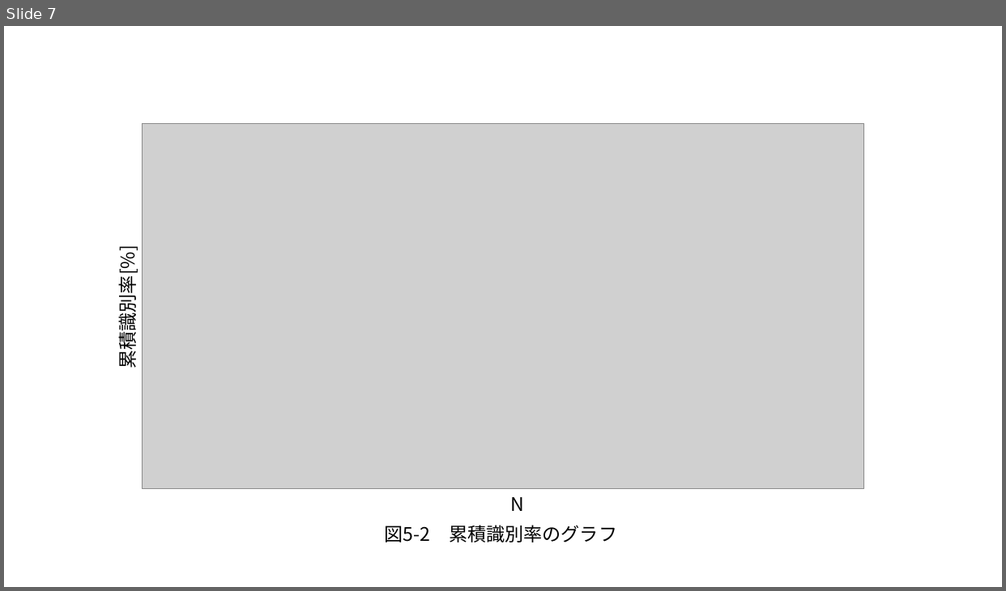
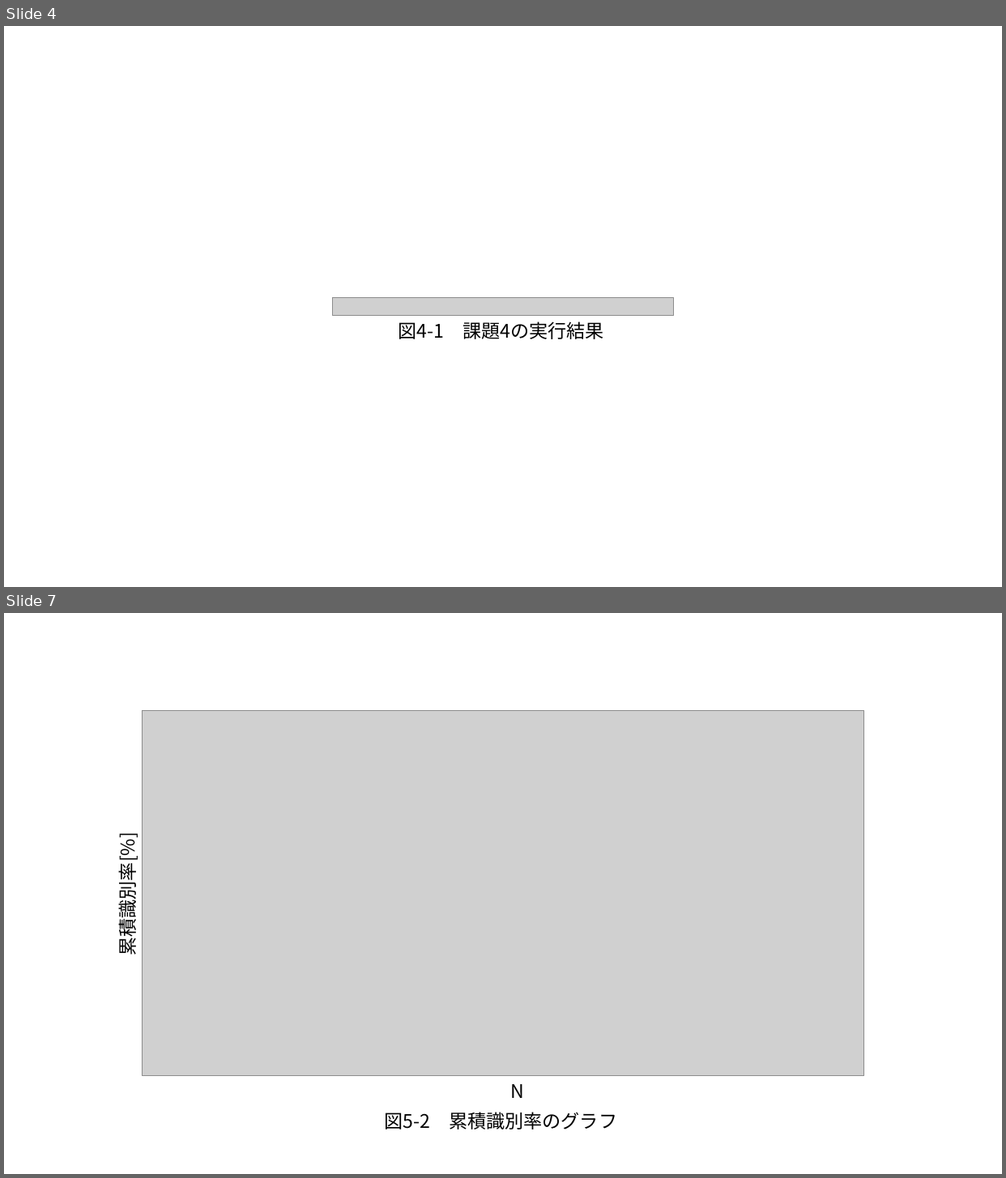
Before and after one commit to Ebichan610/univ_prog_experiment_project, a slide deck: latex/lec3/report_2412747_3.pptx. Shown one above the other, each under a label of ours: slide 7 before the commit, slides 4 and 7 after it; the slides between them are not shown. The pictures are 1006x591 and 1006x1178 pixels, drawn with LibreOffice and Linux fonts; fonts in the diff are those of the drawing; grey boxes stand for pictures. Boxes give left, top, right and bottom in pixels: in the first picture for what was removed or moved away, otherwise in the second. Text is boxed around its words. In the diff, an @@ line names an element or a change of style, - is before the commit and + after.

```diff
--- a/latex/lec3/report_2412747_3.pptx
+++ b/latex/lec3/report_2412747_3.pptx
@@ slide 4 added at (x1=4, y1=26, x2=1002, y2=587), background #FFFFFF @@
@@ picture added at (x1=333, y1=297, x2=674, y2=316) @@
@@ text added at (x1=398, y1=322, x2=604, y2=339), 18 pt, text #000000 @@
+図4-1 課題4の実行結果
```
Also in this commit, not shown: 5 other slides added, 6 slides removed, 3 other files.
